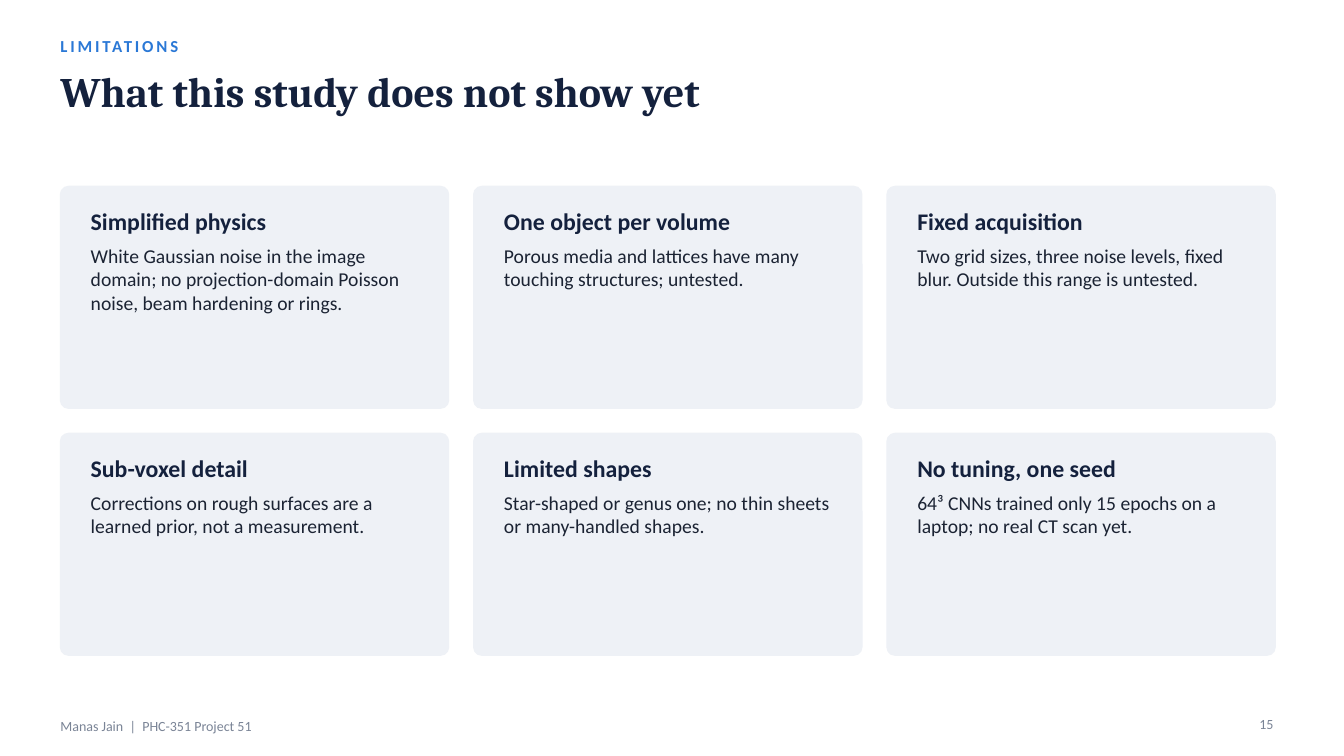
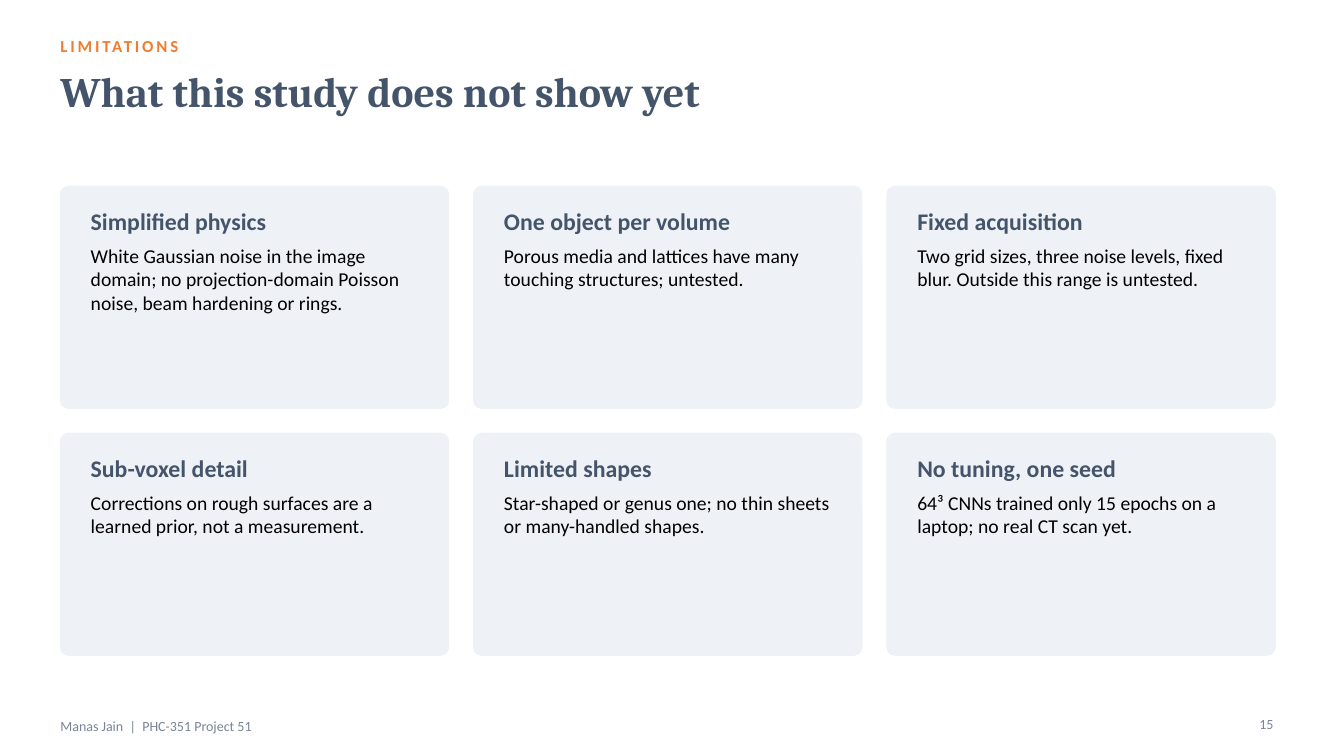
Before and after one commit to manasj756/AI-Based-3D-Surface-Area-Estimation, a slide deck: slide 15 of slides/Project51_ManasJain.pptx. Drawn at 1344x756 pixels with LibreOffice and Linux fonts; fonts in the diff are those of the drawing. Boxes give left, top, right and bottom in pixels: in the first picture for what was removed or moved away, otherwise in the second. Text is boxed around its words. In the diff, an @@ line names an element or a change of style, - is before the commit and + after.

```diff
--- a/slides/Project51_ManasJain.pptx
+++ b/slides/Project51_ManasJain.pptx
@@ text "LIMITATIONS" at (60,35,867,66): text colour #2A78D6 to #ED7D31 @@
@@ title "What this study does not ..." at (60,78,700,116): text colour #14213D to #44546A @@
@@ text "Simplified physics" at (91,213,399,314): text colour #14213D to #44546A in "Simplified physics"; text colour #1B2333 to #000000 in "White Gaussian noise in the image domain; ..." @@
@@ text "One object per volume" at (504,213,799,290): text colour #14213D to #44546A in "One object per volume"; text colour #1B2333 to #000000 in "Porous media and lattices have many touching ..." @@
@@ text "Fixed acquisition" at (917,213,1223,290): text colour #14213D to #44546A in "Fixed acquisition"; text colour #1B2333 to #000000 in "Two grid sizes, three noise levels, fixed ..." @@
@@ text "Sub-voxel detail" at (91,460,372,536): text colour #14213D to #44546A in "Sub-voxel detail"; text colour #1B2333 to #000000 in "Corrections on rough surfaces are a learned ..." @@
@@ text "Limited shapes" at (504,460,830,536): text colour #14213D to #44546A in "Limited shapes"; text colour #1B2333 to #000000 in "Star-shaped or genus one; no thin sheets ..." @@
@@ text "No tuning, one seed" at (917,460,1216,536): text colour #14213D to #44546A in "No tuning, one seed"; text colour #1B2333 to #000000 in "64³ CNNs trained only 15 epochs on ..." @@
```
Also in this commit, not shown: 15 other slides changed, 47 other files.
